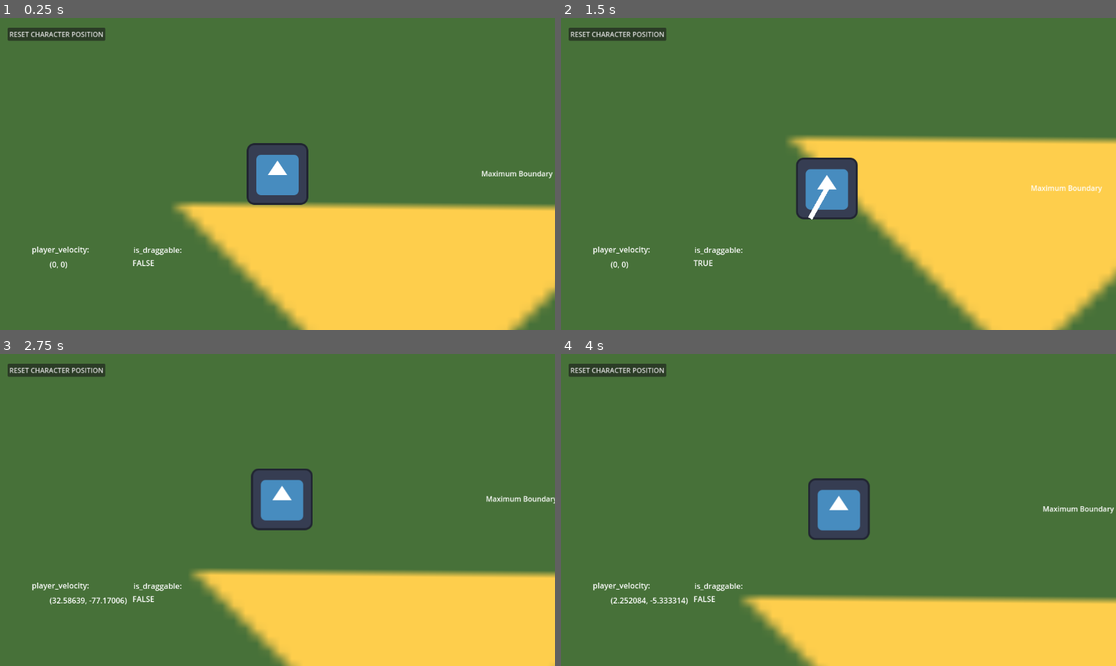
Above: before the commit, frames 1-4 (two rows, left to right).
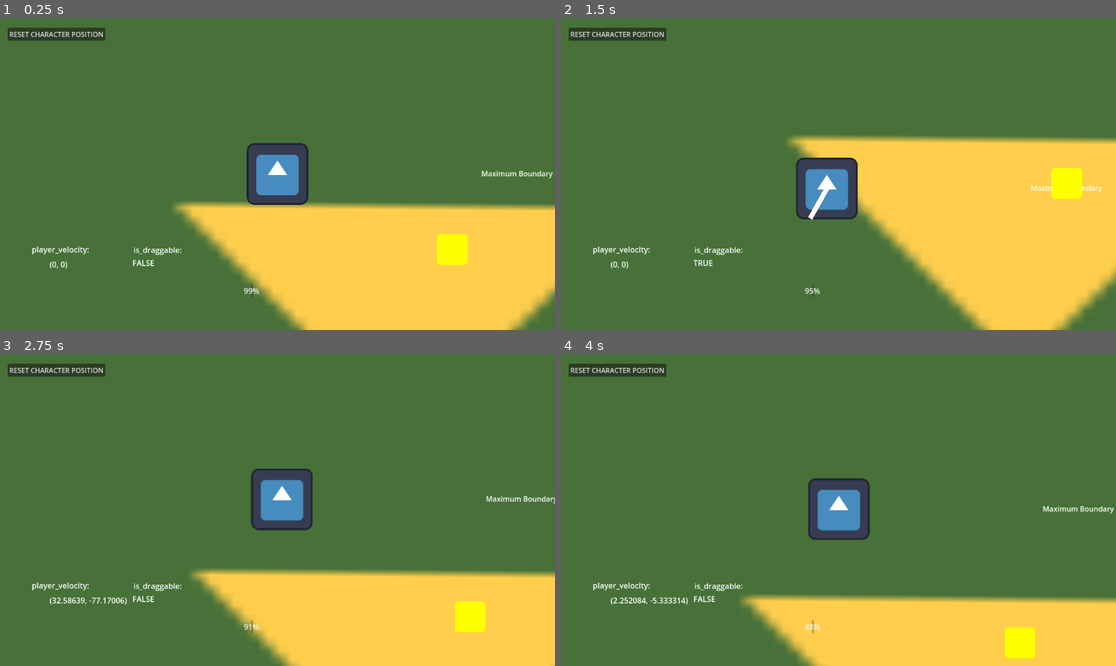
Above: after the commit, the same moments.

Repository: Some-People/SlowJam2024-Solar
Game: Godot game, scene res://Scenes/world.tscn
Two runs of this game, one before a commit and one after it. Both use one fixed random seed, a clock stepped at 60 frames per second and the inputs below. The engine's default icon, where the game draws it, is replaced by a stand-in: a white triangle on a blue panel in a dark square.
Inputs (mouse positions are in pixels of both pictures, inside the frame that each line leads up to):
- Up to frame 1 (0.25 s): no input
- Up to frame 2 (1.5 s): tap Enter at 0.5 s; drag from (838, 174) to (894, 105) at 0.52 s; drag from (810, 211) to (810, 236) at 1.27 s
- Up to frame 3 (2.75 s): move the mouse to (333, 441) at 2.02 s; press the mouse at (333, 441) at 2.03 s
- Up to frame 4 (4 s): release the mouse at (894, 441) at 2.75 s; drag from (810, 572) to (672, 463) at 2.77 s; move the mouse to (1005, 556) at 3.52 s; press the mouse at (1005, 556) at 3.53 s

The runs differ from the first frame. In frame 1, 0.6% of the frame differs, in the area x 43-85%, y 69-90%; in frame 2, 0.6%; in frame 3, 0.6%; in frame 4, 0.6%.

Commit message:
Life Bar and Sun Drops
Played around with the life bar decreasing automatically and sun drop behaviour

Diff:
--- /dev/null
+++ b/Scenes/sun_drop.tscn
@@ -0,0 +1,25 @@
+[gd_scene load_steps=4 format=3 uid="uid://cperj1xaejq82"]
+
+[ext_resource type="Script" path="res://Scripts/sun_drop.gd" id="1_0ojvs"]
+[ext_resource type="Texture2D" uid="uid://b3i6j6mwe6iu6" path="res://Assets/Img/icon.svg" id="2_8mju1"]
+
+[sub_resource type="CircleShape2D" id="CircleShape2D_j8wmk"]
+
+[node name="SunDrop" type="Node2D"]
+scale = Vector2(0.5, 0.5)
+script = ExtResource("1_0ojvs")
+
+[node name="Sprite2D" type="Sprite2D" parent="."]
+modulate = Color(0.650509, 0.53077, 0.357113, 1)
+self_modulate = Color(47.568, 13.514, 0, 1)
+texture = ExtResource("2_8mju1")
+
+[node name="SunDropCollision" type="Area2D" parent="."]
+scale = Vector2(0.28, 0.28)
+
+[node name="CollisionShape2D" type="CollisionShape2D" parent="SunDropCollision"]
+scale = Vector2(29.5429, 29.5429)
+shape = SubResource("CircleShape2D_j8wmk")
+debug_color = Color(0.574648, 0.553305, 0.0765855, 0.42)
+
+[connection signal="area_entered" from="SunDropCollision" to="." method="_on_sun_drop_collision_area_entered"]
--- a/Scenes/world.tscn
+++ b/Scenes/world.tscn
@@ -1,12 +1,15 @@
-[gd_scene load_steps=7 format=3 uid="uid://dsqwaapklf4xb"]
+[gd_scene load_steps=9 format=3 uid="uid://dsqwaapklf4xb"]
 
 [ext_resource type="PackedScene" uid="uid://okwicdpcvlpt" path="res://Scenes/Player.tscn" id="1_myq71"]
 [ext_resource type="Texture2D" uid="uid://b3i6j6mwe6iu6" path="res://Assets/Img/icon.svg" id="1_wqo3l"]
 [ext_resource type="PackedScene" uid="uid://db07jp0f3kmvu" path="res://Scenes/guide_line.tscn" id="2_ce8vm"]
 [ext_resource type="Script" path="res://Scripts/player_camera.gd" id="3_n7g6t"]
 [ext_resource type="Script" path="res://Scripts/dev_screen.gd" id="5_2bnsw"]
+[ext_resource type="PackedScene" uid="uid://cperj1xaejq82" path="res://Scenes/sun_drop.tscn" id="6_idpla"]
 
 [sub_resource type="LabelSettings" id="LabelSettings_qjlle"]
+
+[sub_resource type="Theme" id="Theme_wbdsu"]
 
 [node name="World" type="Node2D"]
 
@@ -20,6 +23,7 @@
 [node name="Player" parent="." instance=ExtResource("1_myq71")]
 position = Vector2(211, 215)
 disable_mode = 2
+life_loss_rate = 0.05
 
 [node name="PlayerCamera" type="Camera2D" parent="."]
 position = Vector2(211, 215)
@@ -73,4 +77,20 @@
 offset_bottom = -4.0
 text = "is_draggable:"
 
+[node name="UI" type="CanvasLayer" parent="."]
+
+[node name="HealthBar" type="ProgressBar" parent="UI"]
+offset_left = 521.0
+offset_top = 553.0
+offset_right = 525.0
+offset_bottom = 580.0
+theme = SubResource("Theme_wbdsu")
+value = 100.0
+fill_mode = 1
+
+[node name="SunDropHandler" type="Node2D" parent="."]
+
+[node name="SunDrop" parent="SunDropHandler" instance=ExtResource("6_idpla")]
+position = Vector2(574, 372)
+
 [connection signal="pressed" from="DevScreen/ResetCharPos" to="DevScreen" method="_on_reset_char_pos_pressed"]
--- a/Scripts/player.gd
+++ b/Scripts/player.gd
@@ -1,7 +1,7 @@
 extends CharacterBody2D
 
 @export var release_speed:int = 5
-@export var damper = 0.035
+@export var movement_damper = 0.035
 
 var draggable:bool = false
 var direction := Vector2.ZERO
@@ -13,10 +13,14 @@
 var dragged_position:Vector2
 var pull_length
 
+@export var life_loss_rate = .01
+
 @onready var guide_line = get_parent().get_node("GuideLine")
+@onready var health_bar = get_parent().get_node("UI/HealthBar")
 
 func _physics_process(delta):
 ##Slingshot movement inputs
+	health_bar.value = health_bar.value-life_loss_rate
 	if Input.is_action_pressed("click"):
 		if draggable:
 			if !max_pull:
@@ -34,10 +38,10 @@
 			guide_line.points[1] = Vector2.ZERO
 			max_pull_pos = Vector2.ZERO
 			direction = ((initial_position - dragged_position)*release_speed)
-			print(direction)
+			print(health_bar.value)
 ##Movement execution
 	velocity = direction
-	direction = lerp(direction, Vector2.ZERO, damper)
+	direction = lerp(direction, Vector2.ZERO, movement_damper)
 	move_and_slide()
 
 func _on_minimum_click_area_input_event(viewport: Node, event: InputEvent, shape_idx: int) -> void:
--- /dev/null
+++ b/Scripts/sun_drop.gd
@@ -0,0 +1,11 @@
+extends Node2D
+
+#DONT FORGET TO RESET SIZE WHEN ACTUAL SPRITE IS CREATED!!!
+
+
+@onready var player = get_parent().get_parent().get_node("Player")
+@onready var health_bar = get_parent().get_parent().get_node("UI/HealthBar")
+
+func _on_sun_drop_collision_area_entered(area):
+	health_bar.value = health_bar.value + 10
+	queue_free()
